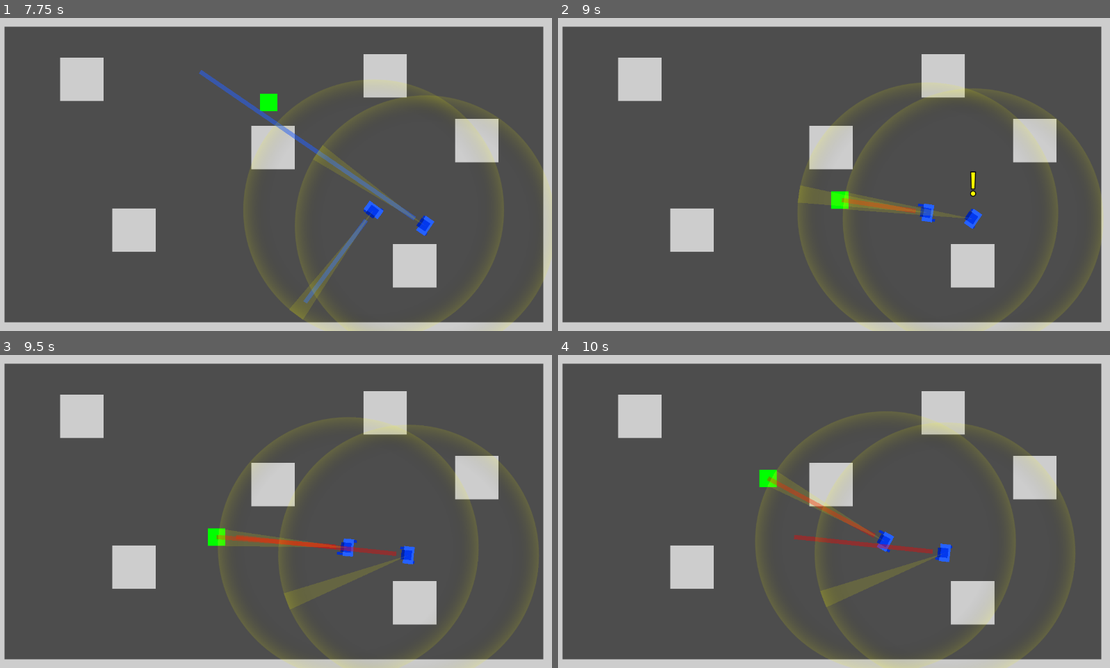
Above: before the commit, frames 1-4 (two rows, left to right).
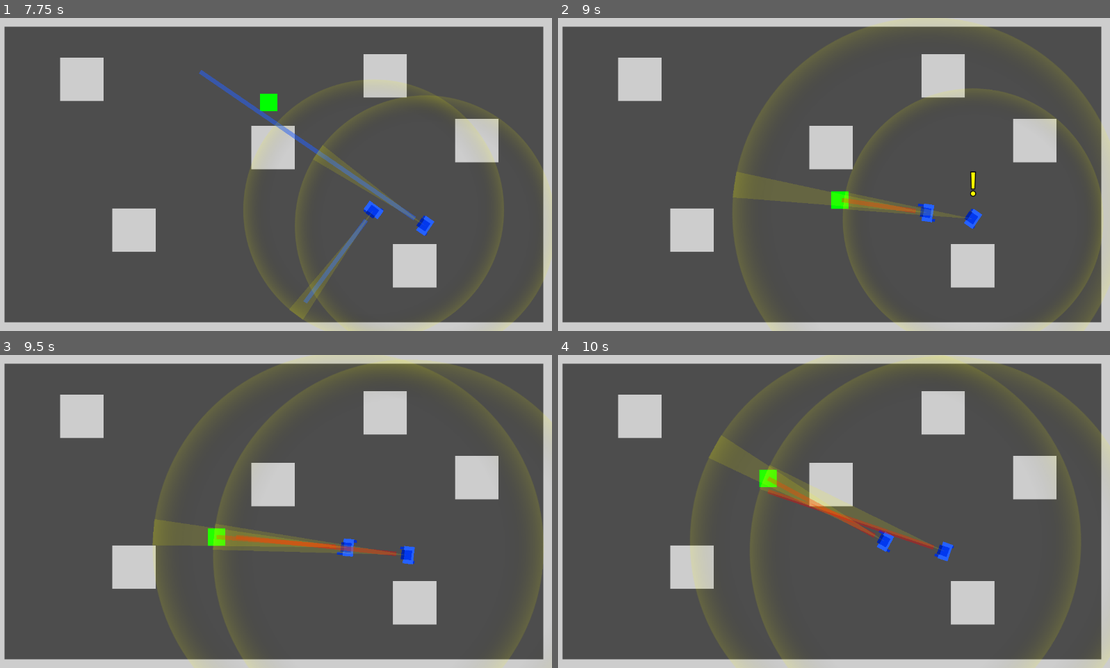
Above: after the commit, the same moments.

Repository: Toxe/godot-state-machines
Game: Godot game, scene res://scenes/main.tscn
Two runs of this game, one before a commit and one after it. Both use one fixed random seed, a clock stepped at 60 frames per second and the inputs below.
Inputs:
- Up to frame 1 (7.75 s): tap Enter at 0.5 s; hold D (move_right) 0.53-1.28 s; hold S (move_down) 1.28-2.03 s; hold D (move_right) 2.03-2.78 s; hold W (move_up) 2.78-3.53 s; hold A (move_left) 3.53-5.03 s; hold S (move_down) 5.03-5.78 s; hold D (move_right) 5.78-6.53 s; hold W (move_up) 6.53-7.28 s; hold D (move_right) from 7.28 s (still down)
- Up to frame 2 (9 s): release D (move_right) at 8.03 s; hold S (move_down) 8.03-8.78 s; hold A (move_left) from 8.78 s (still down)
- Up to frame 3 (9.5 s): keep holding A (move_left)
- Up to frame 4 (10 s): release A (move_left) at 9.53 s; hold W (move_up) from 9.53 s (still down)

Frame 1 is identical in both runs. In frame 2, 1.0% of the frame differs, in the area x 31-100%, y 0-100%; in frame 3, 2.1%; in frame 4, 3.0%, in the area x 23-100%, y 0-100%.

Commit message:
Increase the detection range when following the player

Diff:
--- a/scenes/blue_guard/blue_guard.tscn
+++ b/scenes/blue_guard/blue_guard.tscn
@@ -264,6 +264,11 @@
 color = Color(1, 1, 0, 0.141176)
 polygon = PackedVector2Array(300, -20, 300, 0, 300, 20, 0, 0)
 
+[node name="PlayerDetectionAreaSprite" type="Sprite2D" parent="PlayerDetector"]
+modulate = Color(1, 1, 0, 0.137255)
+z_index = 4
+texture = ExtResource("10_nogrx")
+
 [node name="AnimationPlayer" type="AnimationPlayer" parent="."]
 libraries = {
 "": SubResource("AnimationLibrary_k0opl")
@@ -353,11 +358,6 @@
 position = Vector2(0, -80)
 texture = ExtResource("9_3wiw8")
 
-[node name="PlayerDetectionAreaSprite" type="Sprite2D" parent="."]
-modulate = Color(1, 1, 0, 0.137255)
-z_index = 4
-texture = ExtResource("10_nogrx")
-
 [connection signal="timeout" from="StateMachine/follow_player/PlayerLostTimer" to="StateMachine/follow_player" method="_on_player_lost_timer_timeout"]
 [connection signal="body_entered" from="PlayerDetector" to="." method="_on_player_detector_body_entered"]
 [connection signal="body_exited" from="PlayerDetector" to="." method="_on_player_detector_body_exited"]
--- a/scenes/blue_guard/states/follow_player.gd
+++ b/scenes/blue_guard/states/follow_player.gd
@@ -14,6 +14,7 @@
 
 func enter() -> void:
     var guard := owner as BlueGuard
+    guard.get_node("PlayerDetector").scale = Vector2(1.5, 1.5)
     guard.get_node("AnimationPlayer").play("run")
 
     move_to = get_player_position()
@@ -22,6 +23,9 @@
 
 
 func exit() -> void:
+    var guard := owner as BlueGuard
+    guard.get_node("PlayerDetector").scale = Vector2(1.0, 1.0)
+
     $Line2D.visible = false
 
 
